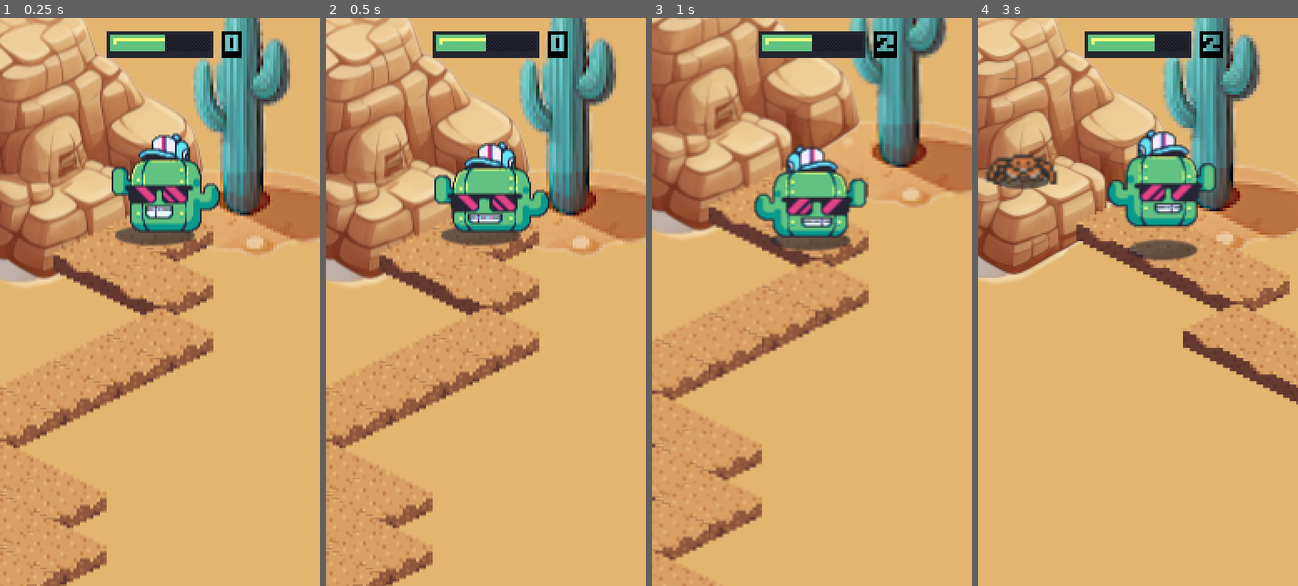
Above: before the commit, frames 1-4 (left to right).
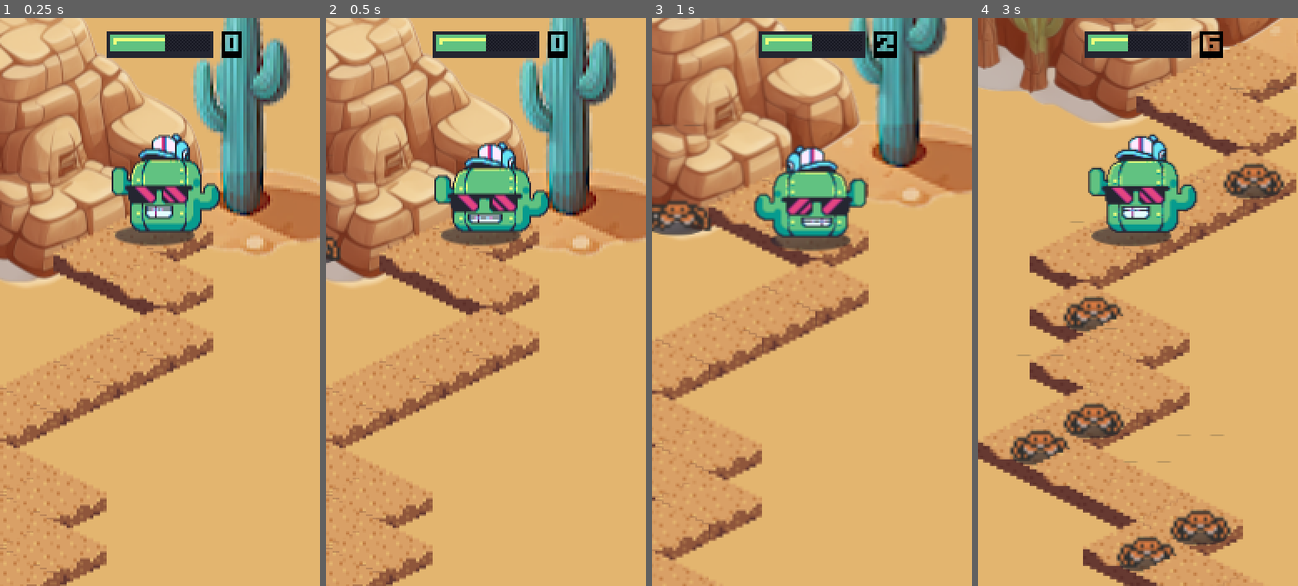
Above: after the commit, the same moments.

Repository: lzubiaur/godot-workshop
Game: Godot game, scene res://scenes/Game.tscn
Two runs of this game, one before a commit and one after it. Both use one fixed random seed, a clock stepped at 60 frames per second and the inputs below.
Inputs:
- Up to frame 1 (0.25 s): no input
- Up to frame 2 (0.5 s): no input
- Up to frame 3 (1 s): tap D (Dash) at 0.6 s; tap A (Jump) at 0.77 s
- Up to frame 4 (3 s): tap D (Dash) at 1.35, 2.1, 2.85 s; tap A (Jump) at 1.52 s

Frame 1 is identical in both runs. In frame 2, 0.2% of the frame differs, in the area x 0-5%, y 38-44%; in frame 3, 0.9%; in frame 4, 50%, in the area x 0-100%, y 0-100%.

Commit message:
Fix enemy

Diff:
--- a/scenes/Enemy.tscn
+++ b/scenes/Enemy.tscn
@@ -60,5 +60,6 @@
 [node name="AnimatedSprite2D" type="AnimatedSprite2D" parent="."]
 sprite_frames = SubResource("6")
 animation = &"walking"
-frame = 1
+autoplay = "walking"
+frame_progress = 0.381852
 offset = Vector2(0, -12)
--- a/scripts/Enemy.gd
+++ b/scripts/Enemy.gd
@@ -6,7 +6,7 @@
 const Math = preload('res://scripts/Math.gd')
 
 @export var start: Vector2 = Vector2(0, 0): get = _get_start, set = _set_start
-@export var end: Vector2 = Vector2(0, 0): get = _get_start, set = _set_end
+@export var end: Vector2 = Vector2(0, 0): get = _get_end, set = _set_end
 @export var velocity: int = 10: get = _get_velocity, set = _set_velocity
 @export var delay: int = 0: get = _get_delay, set = _set_delay
 
@@ -21,11 +21,13 @@
 	var tween = create_tween()
 	# don't defer setting the position to the next update (tween) or it will enter the scene at 0,0
 	position = p_start
+	print(start, end, length, duration)
 	tween.tween_property(self, 'position', p_end, duration).set_ease(Tween.EASE_IN_OUT).set_trans(Tween.TRANS_LINEAR)
 	tween.tween_callback(on_move_along_path_callback).set_delay(duration)
 	tween.play()
 
 func on_move_along_path_callback():
+	print("Finished player")
 	emit_signal('finished')
 
 func _set_start(value):
--- a/scripts/Game.gd
+++ b/scripts/Game.gd
@@ -16,7 +16,7 @@
 @onready var tileMap = $GroundTileMap
 
 var isGameover = false
-var isInvicible = false
+var isInvicible = true
 
 var moving = false
 var cached_inputs = {
@@ -69,6 +69,7 @@
 	enemy.velocity = 50
 	enemy.start = position - Vector2(3, 0)
 	enemy.end = position + Vector2(3, 0)
+	print("enemy position: ", enemy.start, enemy.end)
 	enemy.connect('body_entered', Callable(self, '_on_collided_with_enemy'))
 	tileMap.call_deferred('add_child', enemy)
 
